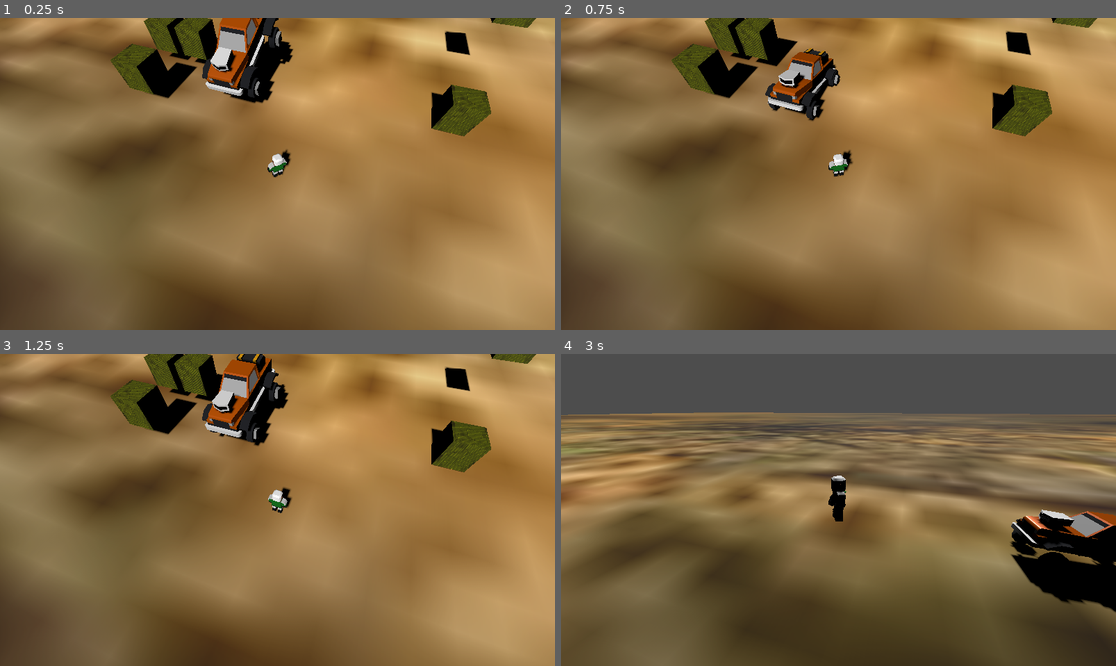
Above: before the commit, frames 1-4 (two rows, left to right).
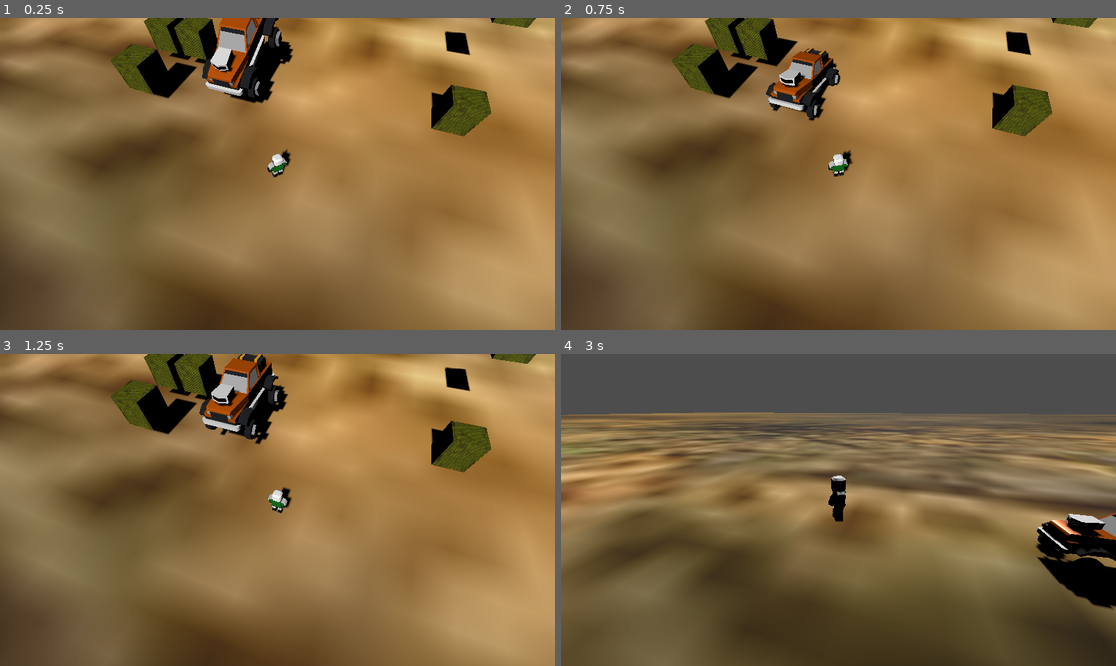
Above: after the commit, the same moments.

Repository: kevinlights/ChocoDriver
Game: Godot game, scene res://run/levels/infinite_level.tscn
Same seed, same stepped clock (60 frames per second), same inputs: the game is played once before the commit and once after it.
Inputs:
- Up to frame 1 (0.25 s): no input
- Up to frame 2 (0.75 s): tap Enter (get_in) at 0.5 s; hold Right (move_right) from 0.53 s (still down); hold Enter (get_in) from 0.53 s (still down)
- Up to frame 3 (1.25 s): keep holding Right (move_right); keep holding Enter (get_in)
- Up to frame 4 (3 s): release Right (move_right) at 1.28 s; release Enter (get_in) at 1.28 s; hold Down (move_back) 1.28-2.03 s; tap Space (main) at 1.35, 2.85 s; hold Right (move_right) 2.03-2.78 s; hold Enter (get_in) 2.03-2.78 s; hold Up (move_forward) from 2.78 s (still down)

Frame 1 is identical in both runs. In frame 2, 0.3% of the frame differs, in the area x 36-51%, y 9-33%; in frame 3, 1.5%; in frame 4, 2.7%, in the area x 80-100%, y 49-83%.

Commit message:
:wrench: Add shapes on jeep axis

Diff:
--- a/first3d/component/entity/vehicles/jeep/Jeep.tscn
+++ b/first3d/component/entity/vehicles/jeep/Jeep.tscn
@@ -1,11 +1,14 @@
-[gd_scene load_steps=6 format=3 uid="uid://cj5dmtqadl5nf"]
+[gd_scene load_steps=7 format=3 uid="uid://cj5dmtqadl5nf"]
 
 [ext_resource type="Script" path="res://component/entity/vehicles/jeep/jeep.gd" id="1_fjw46"]
 [ext_resource type="PackedScene" uid="uid://dlaj4npd144qd" path="res://component/entity/vehicles/jeep/OrangeJeep_noWheel.glb" id="1_qgclq"]
 [ext_resource type="PackedScene" uid="uid://cg6eyxgui8y2s" path="res://component/entity/vehicles/jeep/OrangeJeep_wheel.glb" id="2_f6y5a"]
 
 [sub_resource type="BoxShape3D" id="BoxShape3D_1maan"]
-size = Vector3(1, 0.769157, 3.09562)
+size = Vector3(1, 0.769157, 2.98936)
+
+[sub_resource type="BoxShape3D" id="BoxShape3D_skl11"]
+size = Vector3(0.28984, 1.56027, 0.993305)
 
 [sub_resource type="BoxMesh" id="BoxMesh_f6lpk"]
 size = Vector3(0.3, 0.3, 0.3)
@@ -20,9 +23,17 @@
 [node name="OrangeJeep_noWheel" parent="." instance=ExtResource("1_qgclq")]
 transform = Transform3D(1, 0, 0, 0, 1, 0, 0, 0, -1, 0, 0, 0)
 
-[node name="CollisionShape3D" type="CollisionShape3D" parent="."]
-transform = Transform3D(1, 0, 0, 0, 1, 0, 0, 0, 1, 0, 0.925237, 0.00334018)
+[node name="MainShape" type="CollisionShape3D" parent="."]
+transform = Transform3D(1, 0, 0, 0, 1, 0, 0, 0, 1, 0, 0.925237, -0.00412709)
 shape = SubResource("BoxShape3D_1maan")
+
+[node name="FrontAxis" type="CollisionShape3D" parent="."]
+transform = Transform3D(-4.37114e-08, -1, 0, 1, -4.37114e-08, 0, 0, 0, 1, 0, 0.641172, 1.10312)
+shape = SubResource("BoxShape3D_skl11")
+
+[node name="RearAxis" type="CollisionShape3D" parent="."]
+transform = Transform3D(-4.37114e-08, -1, 0, 1, -4.37114e-08, 0, 0, 0, 1, 0, 0.641172, -1.08224)
+shape = SubResource("BoxShape3D_skl11")
 
 [node name="FrontRightWheel" type="VehicleWheel3D" parent="."]
 transform = Transform3D(1, 0, 0, 0, 1, 0, 0, 0, 1, -0.6, 0.332104, 1)
